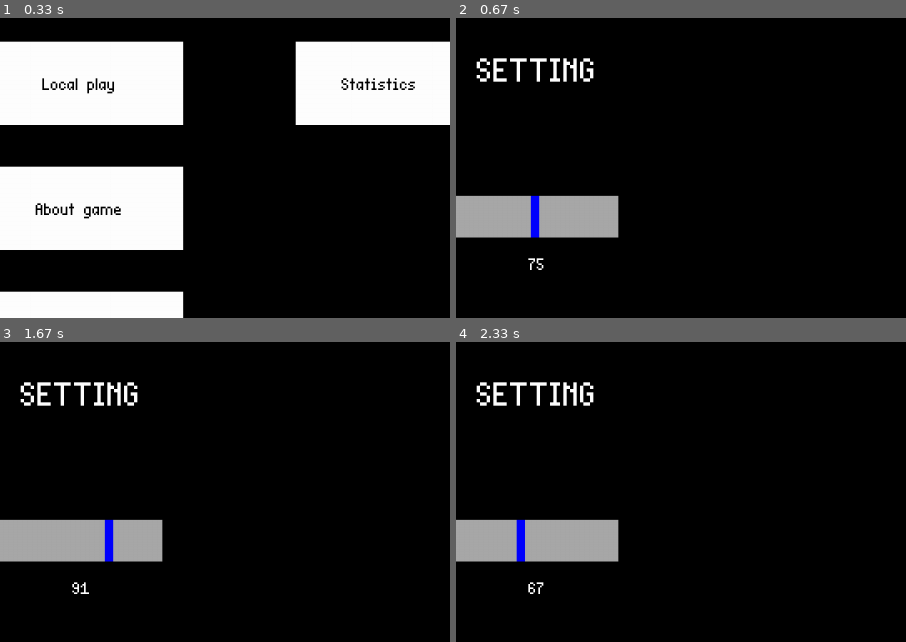
Above: before the commit, frames 1-4 (two rows, left to right).
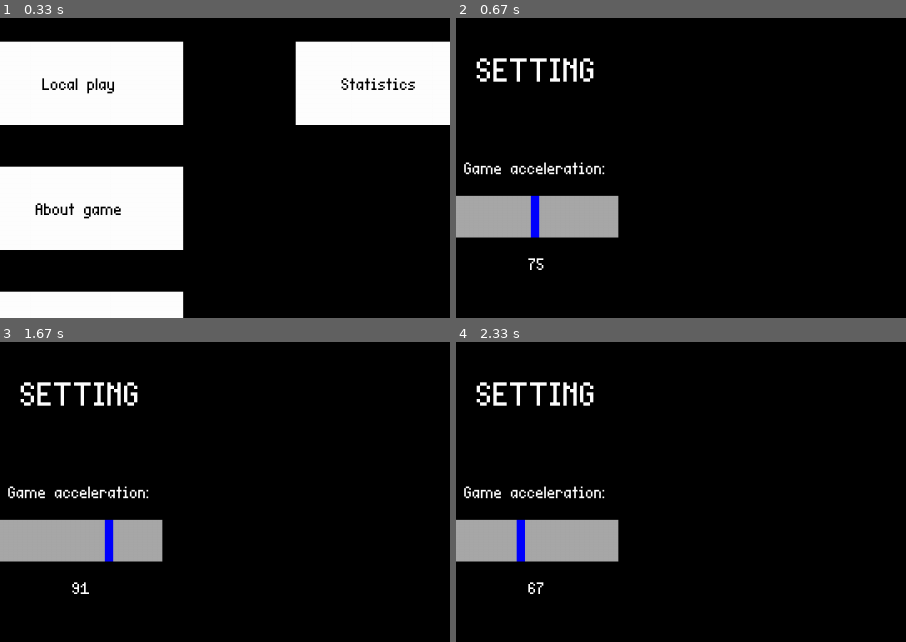
Above: after the commit, the same moments.

Repository: KrllF/PygameRPG
Game: pygame game, started from main.py
Two runs of this game, one before a commit and one after it. Both use one fixed random seed, a clock stepped at 60 frames per second and the inputs below.
Inputs (mouse positions are % of the whole screen's width and height, from its top left):
- Up to frame 1 (0.33 s): no input
- Up to frame 2 (0.67 s): press the mouse at (79, 22) at 0.37 s; move the mouse to (64, 41) at 0.47 s; release the mouse at (49, 61) at 0.6 s
- Up to frame 3 (1.67 s): press the mouse at (79, 22) at 1.27 s; move the mouse to (53, 38) at 1.37 s; release the mouse at (28, 56) at 1.5 s
- Up to frame 4 (2.33 s): press the mouse at (79, 49) at 1.93 s; move the mouse to (48, 38) at 2.03 s; release the mouse at (18, 26) at 2.17 s; press the mouse at (79, 35) at 2.27 s
The pictures show only the part of the screen within x 41-91%, y 3-53%; the shares and areas given below are measured in that part.

Frame 1 is identical in both runs. In frame 2, 0.6% of the frame differs, in the area x 1-34%, y 48-53%; in frame 3, 0.6%; in frame 4, 0.6%.

Commit message:
LITTLE_FIX

Diff:
--- a/main.py
+++ b/main.py
@@ -226,6 +226,8 @@
                 sliderFPS.render(self)
                 self.FPS = sliderFPS.get_value()
                 self.screen.blit(self.font.render("FPS:", True, 'WHITE'), (300, SIZE[1]//2-115))
+                self.screen.blit(self.font.render("Game acceleration:", True, 'WHITE'), (SIZE[0] // 2 - 85, SIZE[1] // 2 - 175))
+
                 self.screen.blit(self.font.render(str(int(sliderFPS.get_value())), True, 'WHITE'), (SIZE[0]//2-8, SIZE[1]//2-60))
 
                 self.screen.blit(back.image, back.rect)
